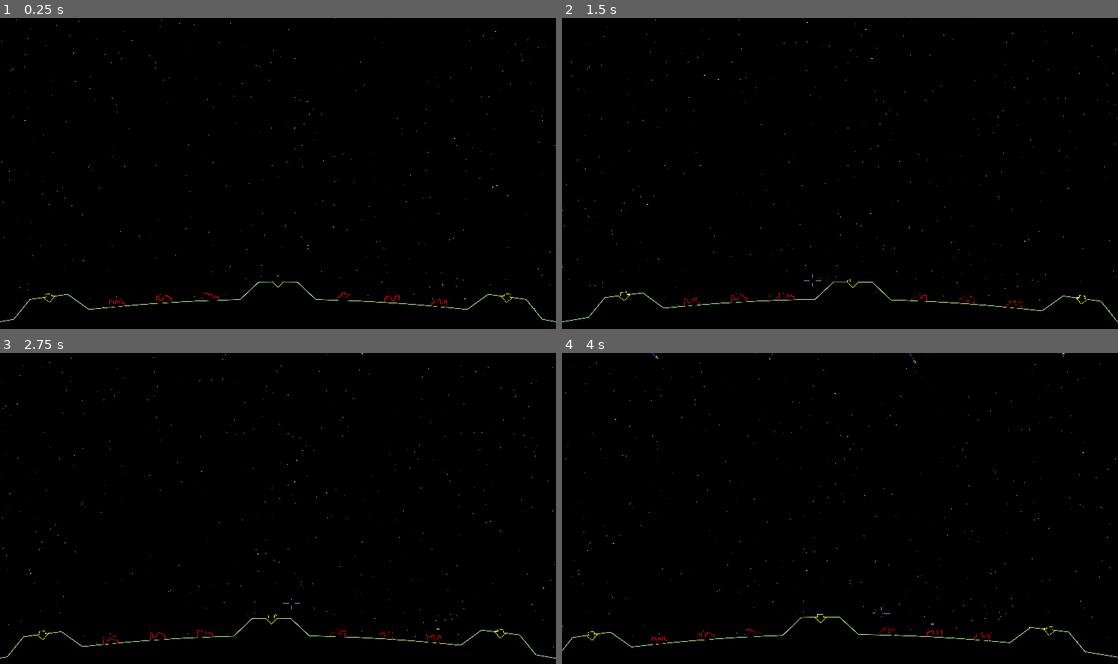
Above: before the commit, frames 1-4 (two rows, left to right).
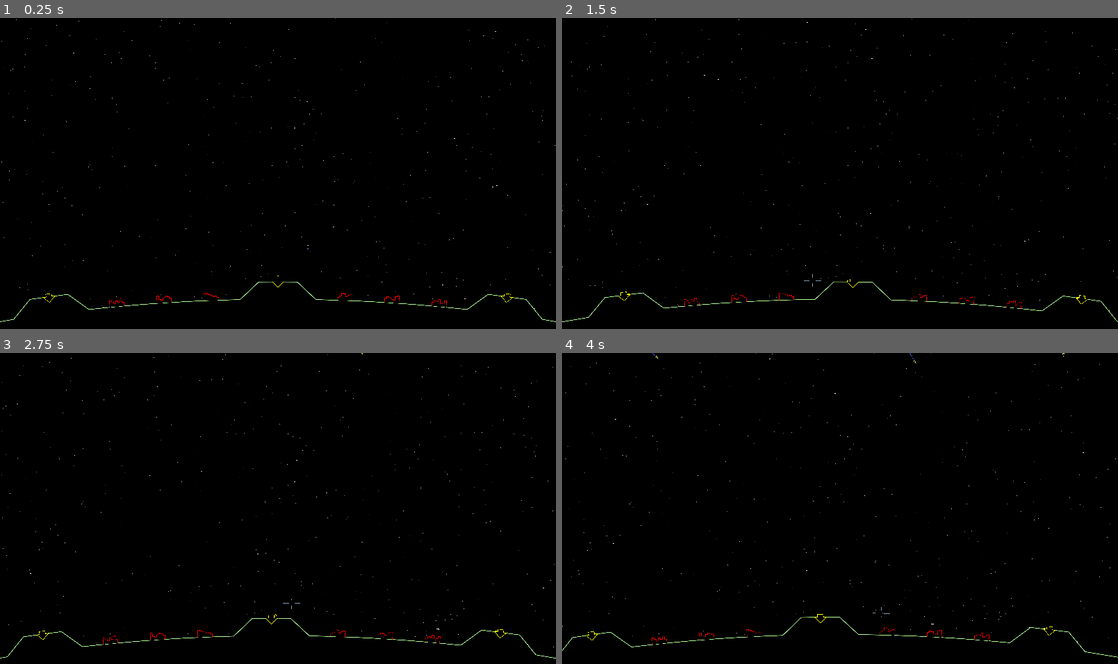
Above: after the commit, the same moments.

Repository: tartley/missile-commander
Game: Godot game, scene res://src/main/main.tscn
The game is run twice, just before and just after one commit, with the same random seed, the same clock (stepped at 60 frames per second) and the same inputs.
Inputs (mouse positions are in pixels of both pictures, inside the frame that each line leads up to):
- Up to frame 1 (0.25 s): no input
- Up to frame 2 (1.5 s): tap Enter at 0.5 s; move the mouse to (867, 173) at 0.52 s; tap Space at 1.25 s; move the mouse to (812, 176) at 1.27 s; hold A from 1.28 s (still down)
- Up to frame 3 (2.75 s): tap Enter at 2 s; move the mouse to (289, 502) at 2.02 s; release A at 2.03 s
- Up to frame 4 (4 s): tap Space at 2.75 s; move the mouse to (834, 514) at 2.77 s; move the mouse to (878, 511) at 3.52 s; hold A from 3.53 s (still down)

The runs differ from the first frame. In frame 1, less than 0.1% of the frame differs, in the area x 19-81%, y 88-92%; in frame 2, less than 0.1%; in frame 3, less than 0.1%; in frame 4, less than 0.1%.

Commit message:
Fix bug in city rendering
Adjacent columns of equal height caused consecutive vertices at the same
location, which failed to triangulate in draw_polygon.

Sidestep it by making all columns different heights. Good enough for
today.

Diff:
--- a/src/city/city.gd
+++ b/src/city/city.gd
@@ -20,7 +20,7 @@
 
 func get_regular_verts():
     var retval: Array[Vector2] = []
-    var heights:Array[int] = [20, 20, 30, 40, 40, 50, 50]
+    var heights:Array[int] = [20, 25, 30, 35, 40, 45, 50]
     heights.shuffle()
     retval.append(Vector2(-SIZE/2.0, 0))
     for column in range(COLUMNS):
